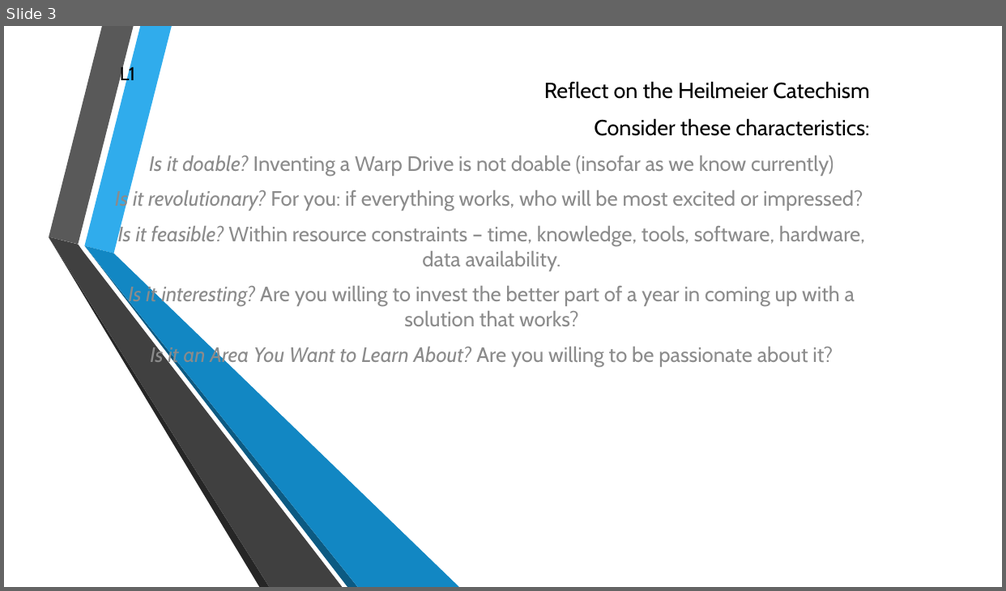
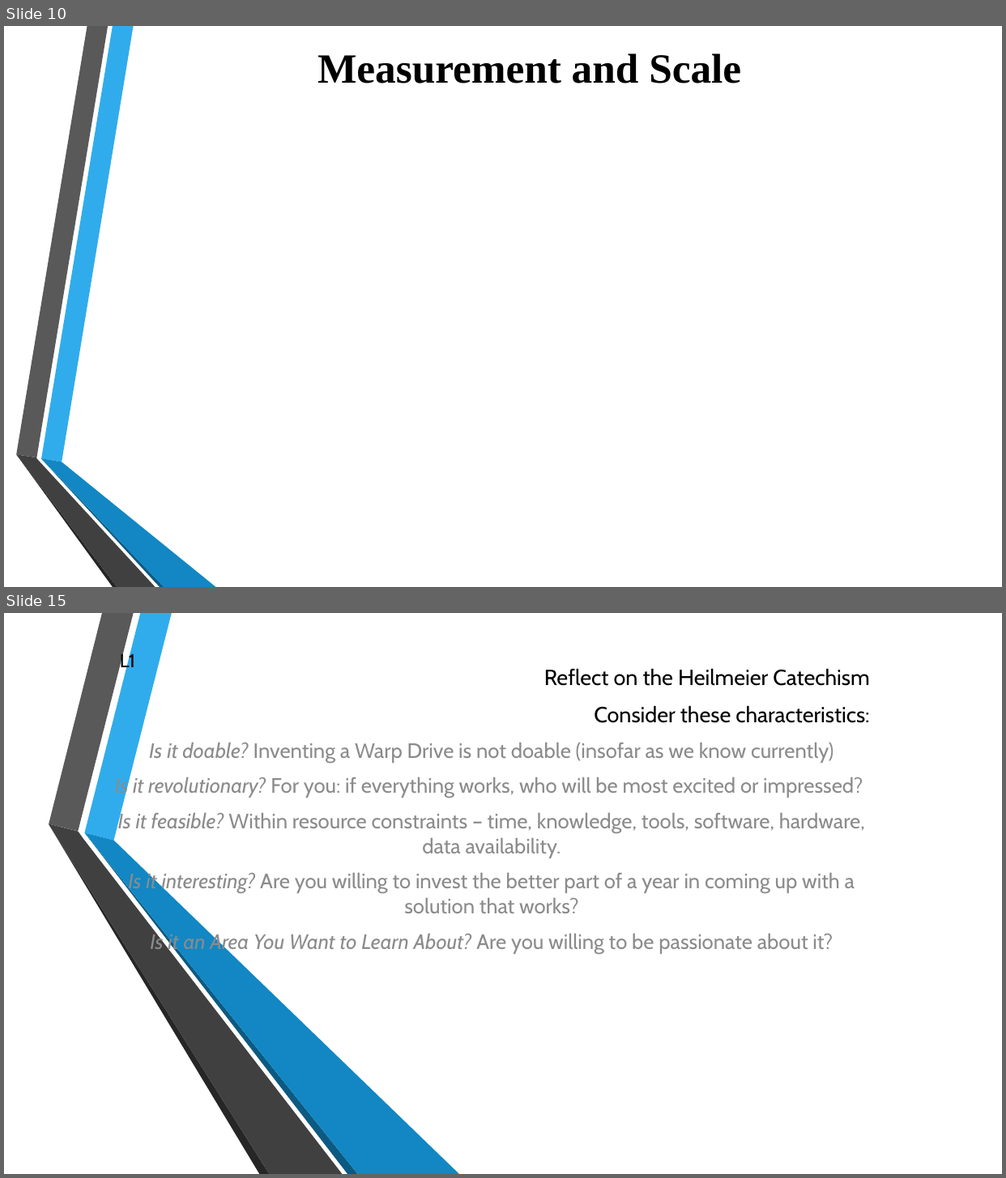
Before and after one commit to ADA-GWU/guidedresearchproject-aliasgerovs, a slide deck: presentations/Final_Presentation.pptx. Shown one above the other, each under a label of ours: slide 3 before the commit, slides 10 and 15 after it; the slides between them are not shown. The pictures are 1006x591 and 1006x1178 pixels, drawn with LibreOffice and Linux fonts; fonts in the diff are those of the drawing; background and template pictures are left out. Boxes give left, top, right and bottom in pixels: in the first picture for what was removed or moved away, otherwise in the second. Text is boxed around its words. In the diff, an @@ line names an element or a change of style, - is before the commit and + after.

```diff
--- a/presentations/Final_Presentation.pptx
+++ b/presentations/Final_Presentation.pptx
@@ slide 10 added at bbox=[4, 26, 1002, 587], background picture (left out) @@
@@ title added at bbox=[317, 54, 741, 84], 40 pt, text #000000, bold @@
+Measurement and Scale
@@ group added at bbox=[16, 26, 216, 587]: 6 freeform shapes @@
@@ what was slide 3 is now slide 15 @@
```
Also in this commit, not shown: 1 slide changed, 12 other slides added, 2 slides removed.
